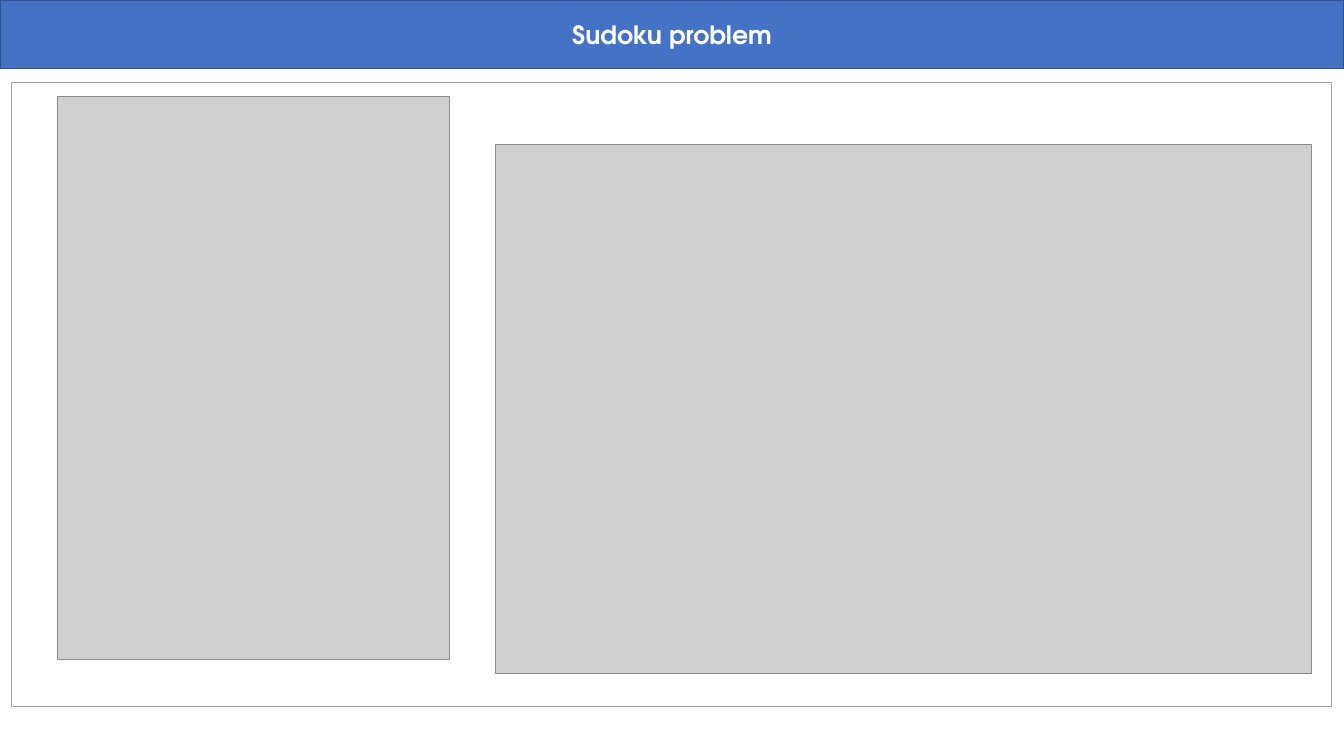
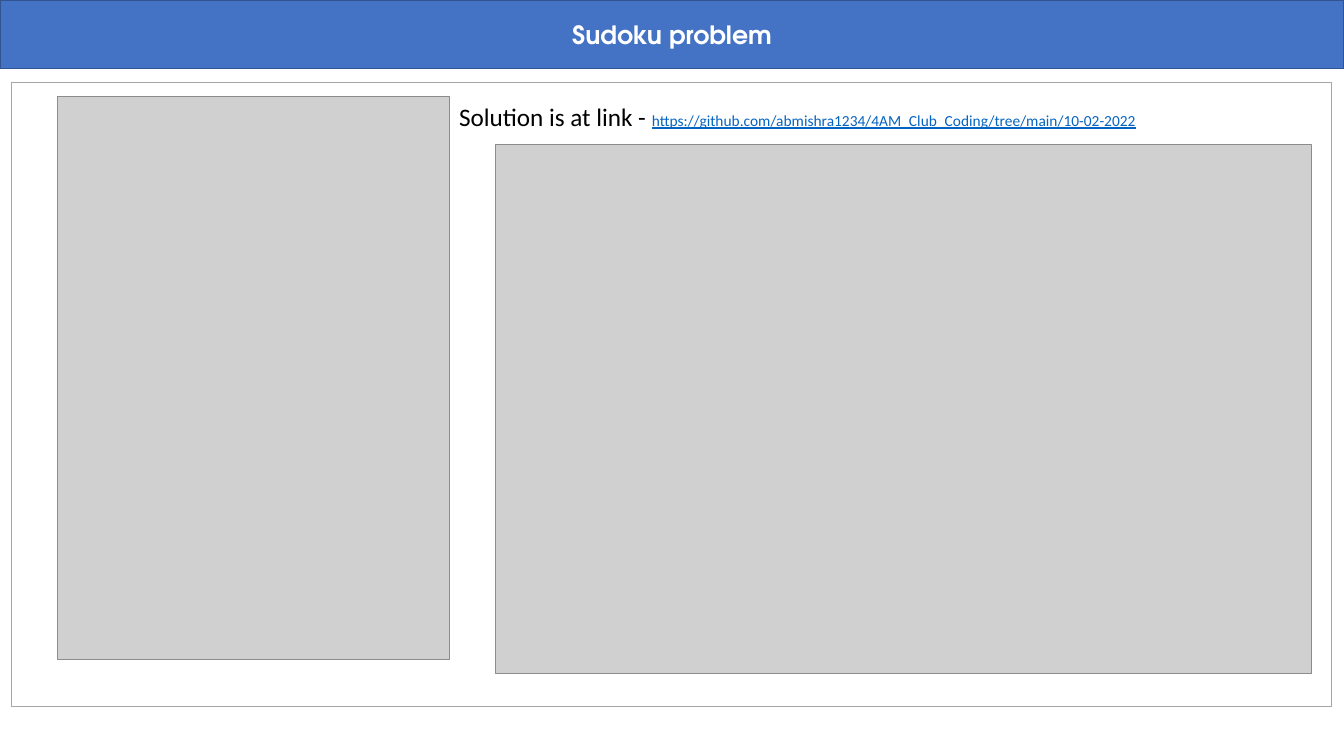
Before and after one commit to abmishra1234/4AM_Club_Coding, a slide deck: slide 11 of RecursionAndBacktracking/Recursion_Backtracking.pptx. Drawn at 1344x756 pixels with LibreOffice and Linux fonts; fonts in the diff are those of the drawing; grey boxes stand for pictures. Boxes give left, top, right and bottom in pixels: in the first picture for what was removed or moved away, otherwise in the second. Text is boxed around its words. In the diff, an @@ line names an element or a change of style, - is before the commit and + after.

```diff
--- a/RecursionAndBacktracking/Recursion_Backtracking.pptx
+++ b/RecursionAndBacktracking/Recursion_Backtracking.pptx
@@ text added at box(459, 108, 1136, 129), 11 pt, text #0563C1, underline @@
+Solution is at link - https://github.com/abmishra1234/4AM_Club_Coding/tree/main/10-02-2022
```
Also in this commit, not shown: 2 other slides changed.
